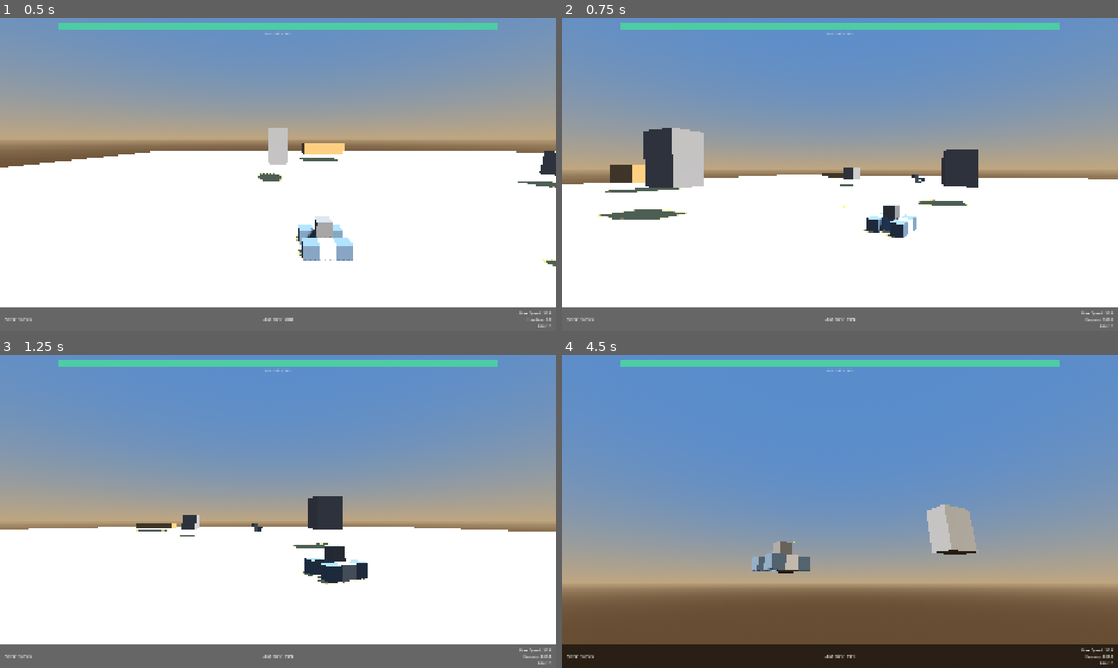
Above: before the commit, frames 1-4 (two rows, left to right).
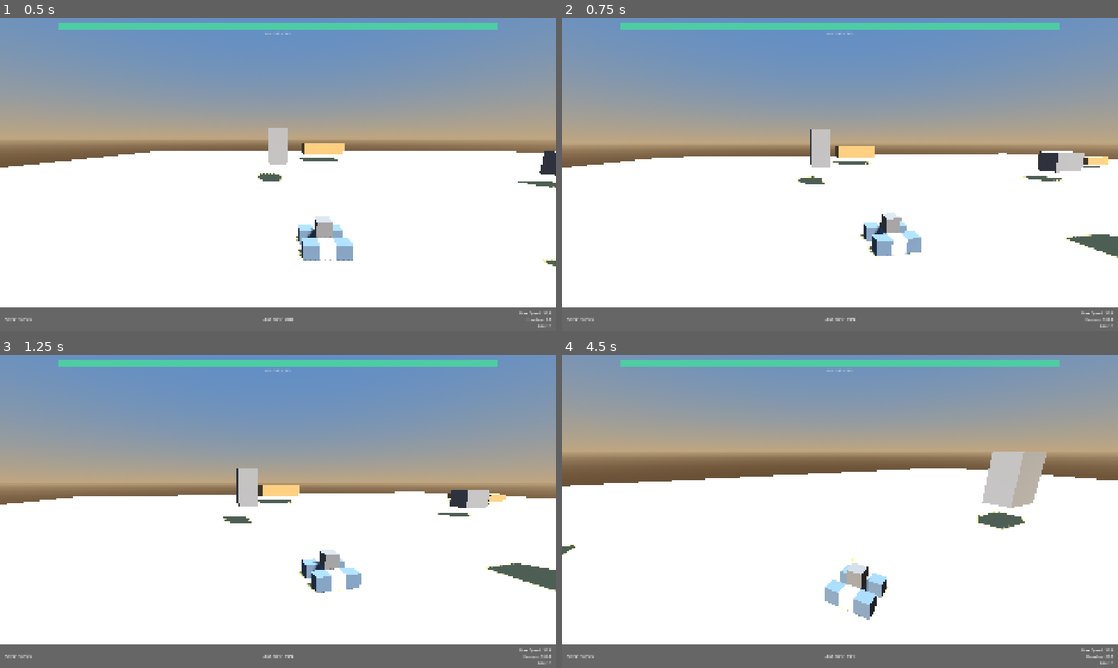
Above: after the commit, the same moments.

Repository: RSnegach/close-encounters
Game: Godot game, scene res://scenes/combat.tscn
Two runs of this game, one before a commit and one after it. Both use one fixed random seed, a clock stepped at 60 frames per second and the inputs below. This scene is started directly instead of the project's main scene.
Inputs (mouse positions are in pixels of both pictures, inside the frame that each line leads up to):
- Up to frame 1 (0.5 s): no input
- Up to frame 2 (0.75 s): tap Enter at 0.5 s; move the mouse to (962, 158) at 0.52 s; hold D from 0.53 s (still down); tap F (dive) at 0.6 s; click (962, 158) at 0.67 s
- Up to frame 3 (1.25 s): keep holding D
- Up to frame 4 (4.5 s): release D at 1.25 s; drag from (728, 527) to (812, 574) at 1.27 s; move the mouse to (895, 442) at 2.02 s; hold D 2.03-2.75 s; tap 0 at 2.1 s; drag from (812, 574) to (673, 464) at 2.77 s; move the mouse to (1006, 558) at 3.52 s; hold A 3.53-4.25 s; tap 9 at 3.6 s; drag from (673, 464) to (756, 433) at 4.27 s

Frame 1 is identical in both runs. In frame 2, 22% of the frame differs, in the area x 0-100%, y 29-97%; in frame 3, 32%; in frame 4, 97%, in the area x 0-100%, y 0-100%.

Commit message:
Lower camera sensitivity to 0.012 and hull turn speed to 1.5

Diff:
--- a/scripts/combat/combat_camera.gd
+++ b/scripts/combat/combat_camera.gd
@@ -19,7 +19,7 @@
 var yaw: float = 0.0
 var pitch: float = -10.0
 var distance: float = 16.0
-var sensitivity: float = 0.08
+var sensitivity: float = 0.012
 
 var aim_direction: Vector3 = Vector3.FORWARD
 
--- a/scripts/vehicle/vehicle.gd
+++ b/scripts/vehicle/vehicle.gd
@@ -182,7 +182,7 @@
 				var target_yaw: float = atan2(cam_fwd.x, cam_fwd.z)
 				var yaw_diff: float = wrapf(target_yaw - current_yaw, -PI, PI)
 				var ang: Vector3 = state.angular_velocity
-				ang.y = yaw_diff * 3.0
+				ang.y = yaw_diff * 1.5
 				ang.x *= 0.8
 				ang.z *= 0.8
 				state.angular_velocity = ang
